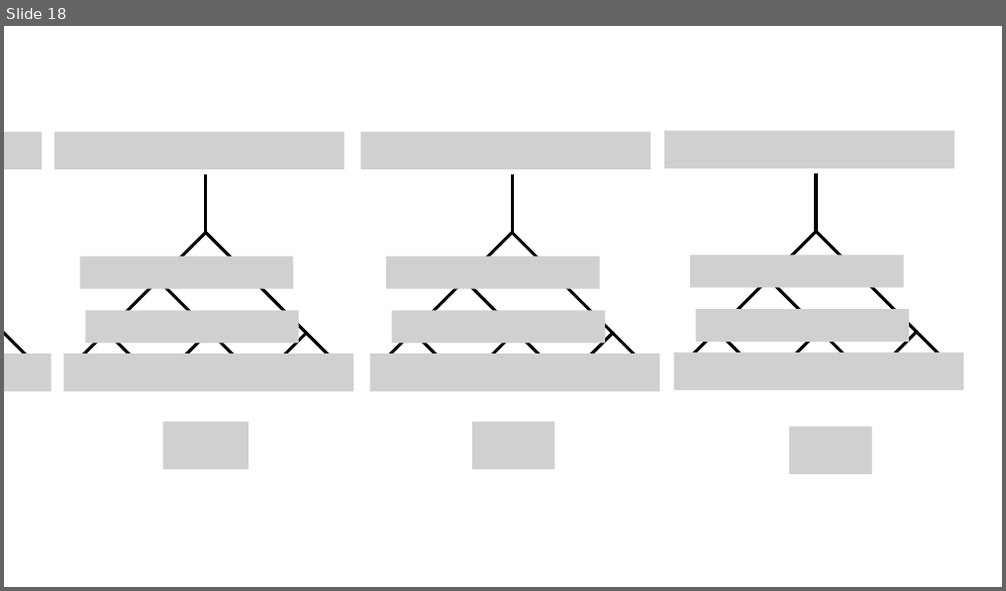
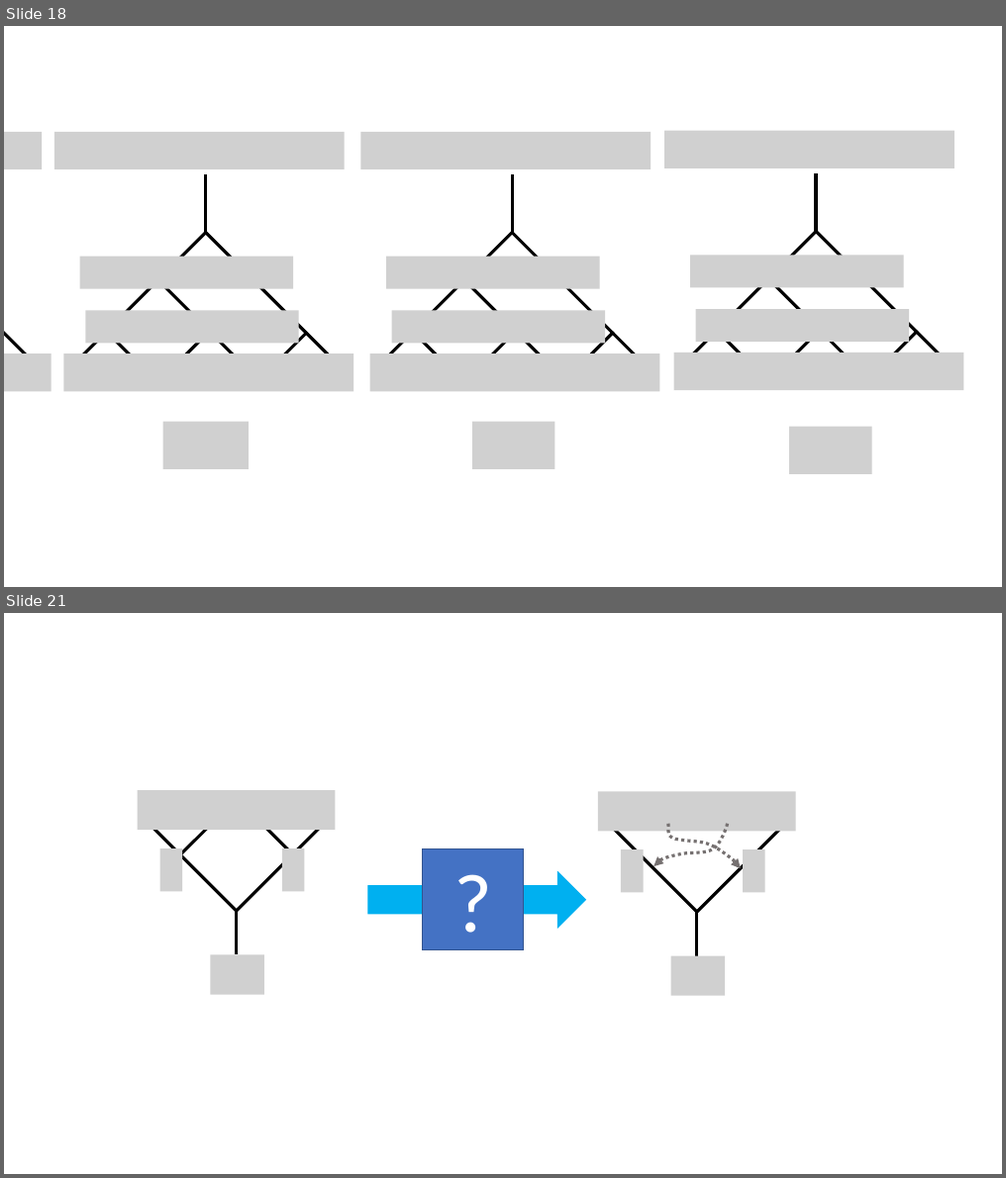
Before and after one commit to yk-liu/yk-liu.github.io, a slide deck: _posts/2019-05-14-Introduction-to-QC-and-TQC-Ising-Anyons/assets/pics.source.pptx. Shown one above the other, each under a label of ours: slide 18 before the commit, slides 18 and 21 after it; the slides between them are not shown. The pictures are 1006x591 and 1006x1178 pixels, drawn with LibreOffice and Linux fonts; fonts in the diff are those of the drawing; grey boxes stand for pictures; background and template pictures are left out. Boxes give left, top, right and bottom in pixels: in the first picture for what was removed or moved away, otherwise in the second. Text is boxed around its words. In the diff, an @@ line names an element or a change of style, - is before the commit and + after.

```diff
--- a/_posts/2019-05-14-Introduction-to-QC-and-TQC-Ising-Anyons/assets/pics.source.pptx
+++ b/_posts/2019-05-14-Introduction-to-QC-and-TQC-Ising-Anyons/assets/pics.source.pptx
@@ slide 21 added at (4,613,1002,1174), background #FFFFFF @@
@@ rectangle added at (423,849,524,950), fill #4472C4, outline #325491 1 pt, 80 pt, text #FFFFFF @@
+?
@@ group added at (598,792,796,995): 4 pictures, 3 lines, 2 freeform shapes @@
@@ right arrow added at (368,872,586,928), fill #00B0F0, outline #00B0F0 1 pt @@
@@ group added at (138,790,335,995): 5 lines, 4 pictures @@
```
Also in this commit, not shown: 2 other slides added, 3 other files.
